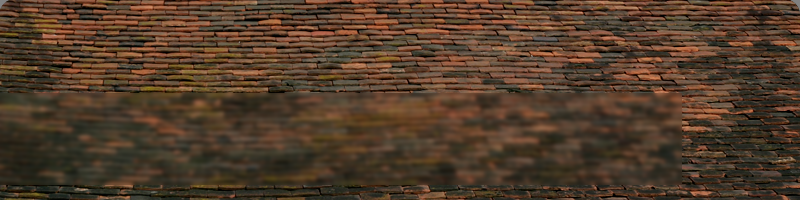
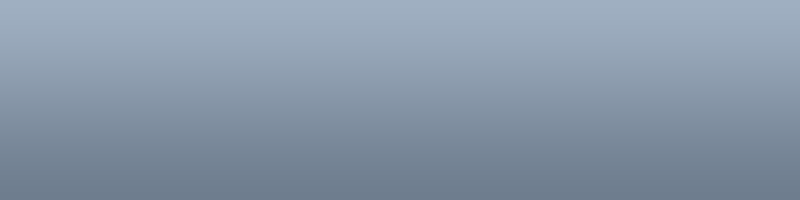
Layered file, before and after one edit (800 × 200). Changes by layer:
added layer "Layer 7" above "Layer 6" over [left=0, top=0, right=800, bottom=200]
hid "Layer 6" over [left=0, top=0, right=800, bottom=200]
hid "Layer 4" over [left=0, top=0, right=800, bottom=200]
hid "Layer 1" over [left=0, top=0, right=800, bottom=200]
hid "Background" over [left=0, top=0, right=800, bottom=200]
